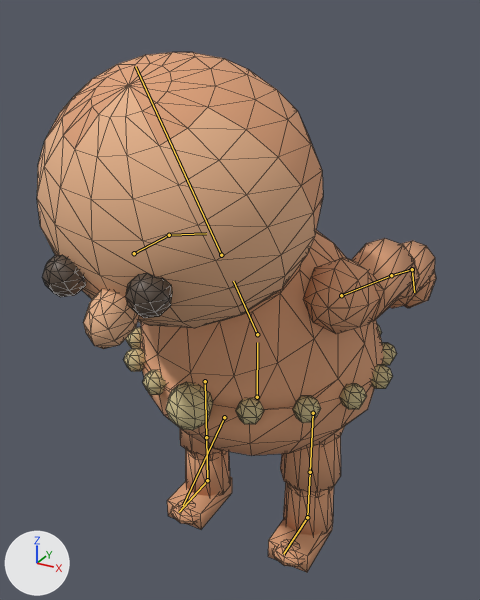
What one commit did to the glTF model godot/assets/models/resident.glb.
Camera for both pictures: a 50 mm camera at (0.858, -1.677, 1.664) aimed at (0.004, -0.125, 0.888). The lights are fixed; the arrows at lower left show +X, +Y and +Z. The picture after the commit comes second. Both versions are drawn at frame 5 of the action 'work_gather'; the numbers are the values there. The bones that change, and the others that lie on the model, are drawn over the model as lines. Mesh edges are drawn as thin lines.

In view in the first picture: 'Resident'.
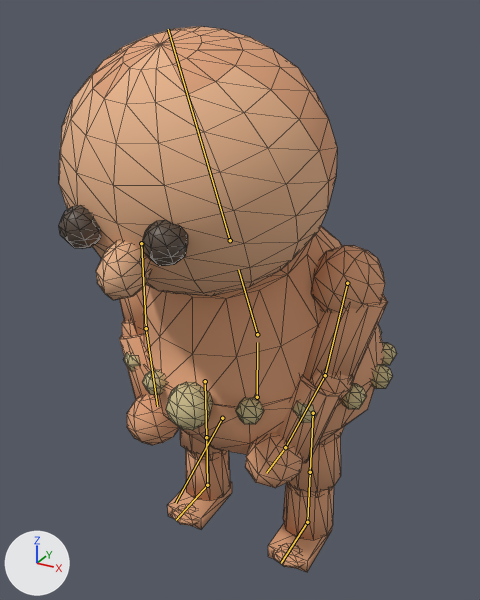
Where the change shows, as pixel boxes (x1, y1, x2, y2) in the pictures (480 x 600 px):
'Resident', posed (15% narrower): before (37, 52, 436, 572); after (59, 26, 397, 572)
bone 'Spine', root to tip: before (257, 334) to (233, 281); after (257, 334) to (238, 269)
bone 'UpperArm.L', root to tip: before (134, 253) to (169, 235); after (141, 243) to (146, 328)
bone 'UpperArm.R', root to tip: before (341, 295) to (391, 275); after (347, 283) to (325, 375)

The change, as a diff of the scene's bpy script:
```diff
--- a/godot/assets/models/resident.glb.py
+++ b/godot/assets/models/resident.glb.py
@@ bone_spine @@
 bone_spine = bpy.data.objects['Armature'].pose.bones['Spine']  # child of 'Hips'
-bone_spine.rotation_quaternion = (0.958, 0.286, 0.0, 0.0)  # degrees (33, 0, 0)
+bone_spine.rotation_quaternion = (0.976, 0.22, 0.0, 0.0)  # degrees (25, 0, 0)
@@ bone_upperarm_l @@
 bone_upperarm_l = bpy.data.objects['Armature'].pose.bones['UpperArm.L']  # child of 'Spine'
-bone_upperarm_l.rotation_quaternion = (-0.889, -0.446, 0.047, 0.093)  # degrees (53, 0, -12)
+bone_upperarm_l.rotation_quaternion = (0.951, -0.291, 0.031, -0.1)  # degrees (-34, 0, -12)
@@ bone_upperarm_r @@
 bone_upperarm_r = bpy.data.objects['Armature'].pose.bones['UpperArm.R']  # child of 'Spine'
-bone_upperarm_r.rotation_quaternion = (-0.889, -0.446, -0.047, -0.093)  # degrees (53, 0, 12)
+bone_upperarm_r.rotation_quaternion = (0.951, -0.291, -0.031, 0.1)  # degrees (-34, 0, 12)
```
